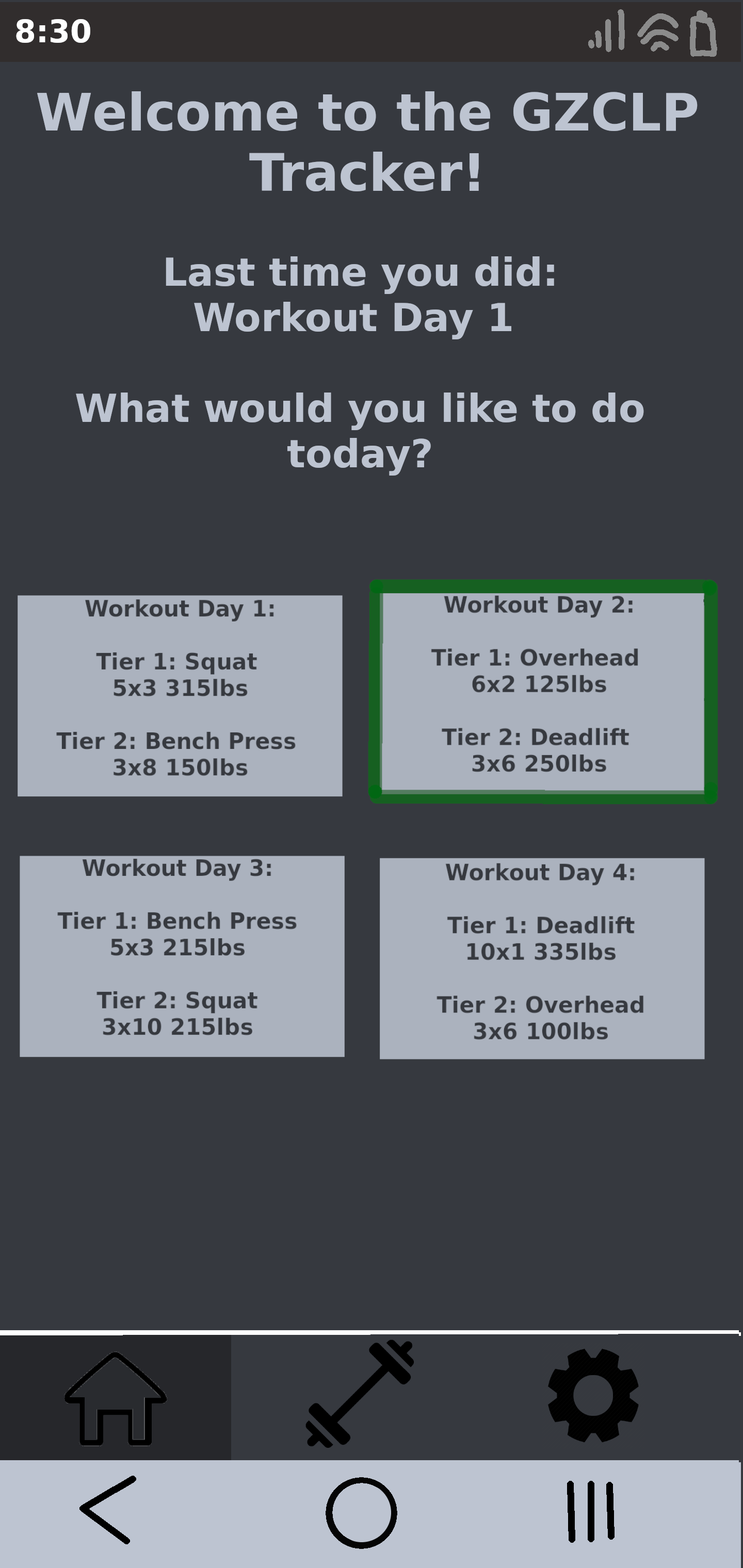
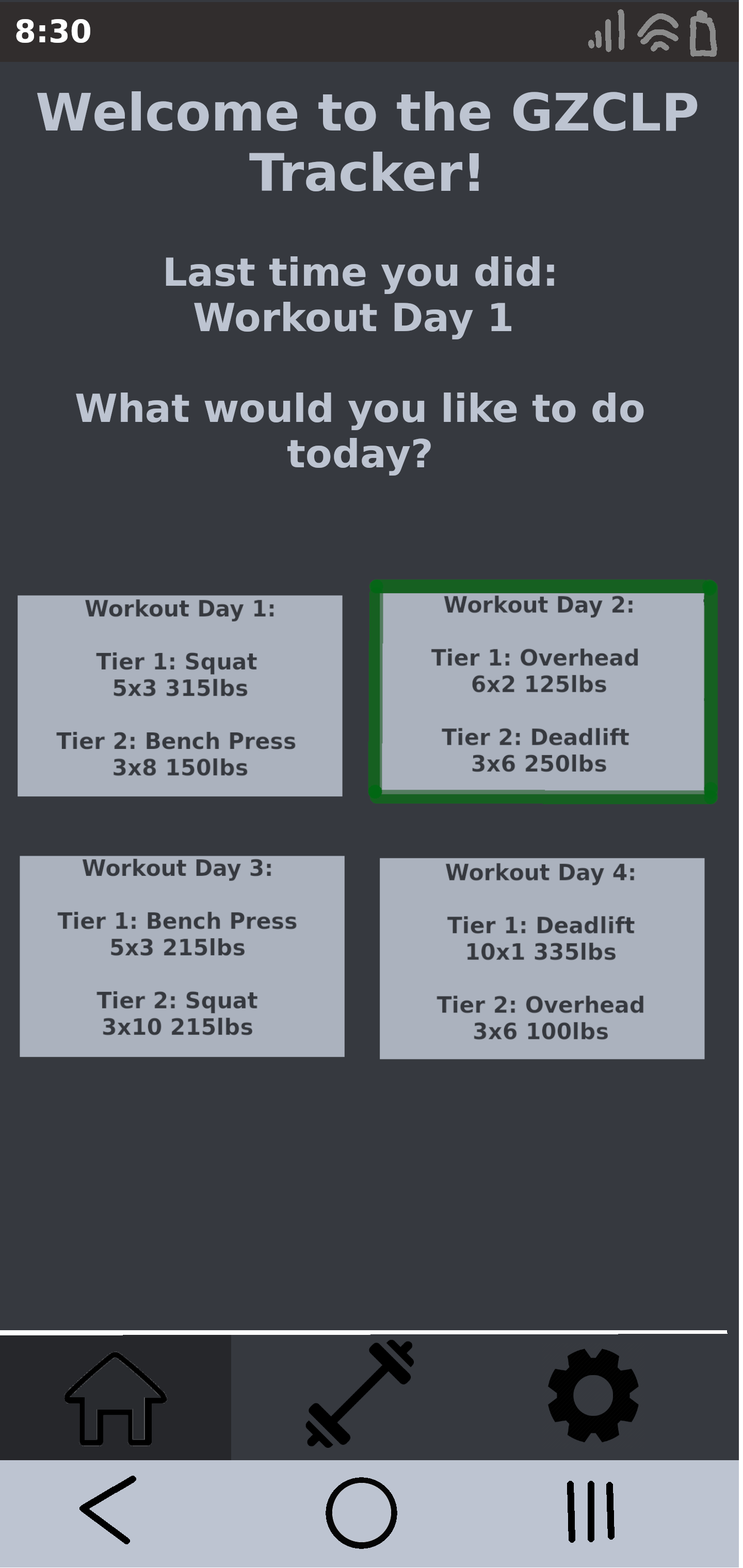
Two versions of the same layered image (743 x 1568). Layer-by-layer changes:
painted on "Home Page" over 726, 1330, 739, 1334
hid "Workout Tab 1" over 0, 0, 743, 1568
hid "Workout Tab 2" over 0, 0, 743, 1568
